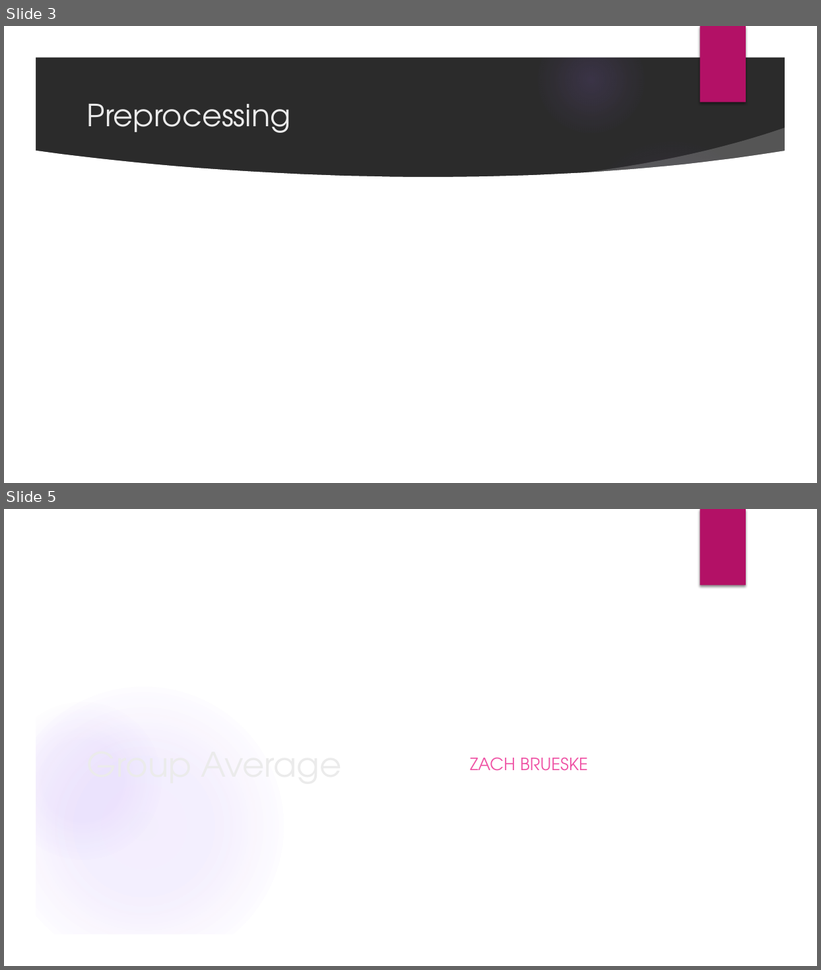
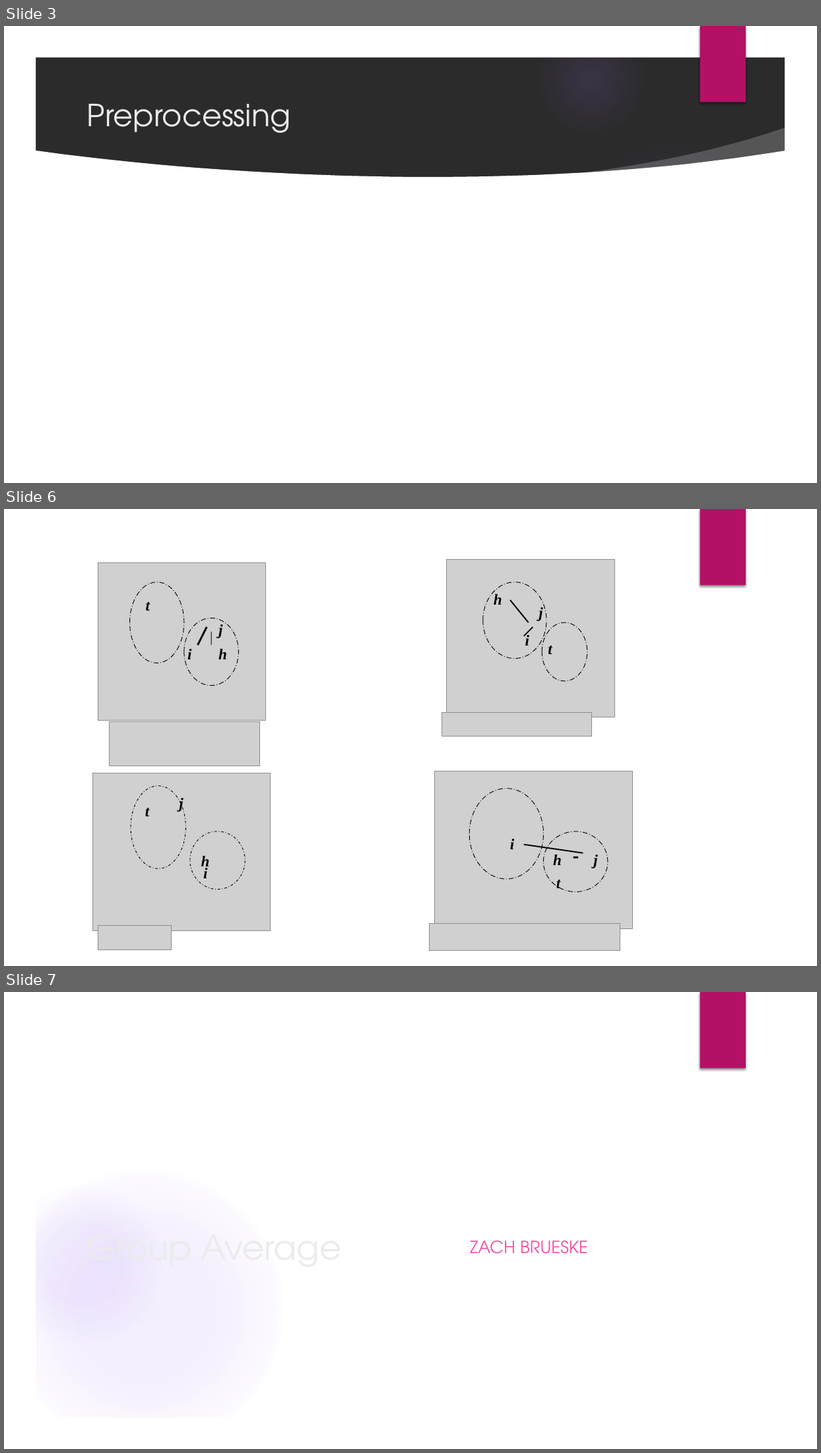
Before and after one commit to Austhyma/DataMining_Project, a slide deck: FinalPresentation.pptx. Shown one above the other, each under a label of ours: slides 3 and 5 before the commit, slides 3, 6 and 7 after it; the slides between them are not shown. The pictures are 821x970 and 821x1453 pixels, drawn with LibreOffice and Linux fonts; fonts in the diff are those of the drawing; grey boxes stand for pictures; background and template pictures are left out; a plain dark background stands for a picture behind light text. Boxes give left, top, right and bottom in pixels: in the first picture for what was removed or moved away, otherwise in the second. Text is boxed around its words. In the diff, an @@ line names an element or a change of style, - is before the commit and + after.

```diff
--- a/FinalPresentation.pptx
+++ b/FinalPresentation.pptx
@@ slide 6 added at (x1=4, y1=509, x2=817, y2=966), background #FFFFFF; not listed: 1 template element that a slide beside it also shows @@
@@ group added at (x1=98, y1=562, x2=265, y2=766): 4 texts, 2 pictures, 2 lines, 2 ellipses @@
+t
+i
+h
+j
@@ group added at (x1=442, y1=560, x2=614, y2=737): 4 texts, 2 pictures, 2 lines, 2 ellipses @@
+h
+i
+t
+j
@@ group added at (x1=429, y1=771, x2=633, y2=951): 4 texts, 2 pictures, 2 lines, 2 ellipses @@
+t
+i
+h
+j
@@ group added at (x1=92, y1=774, x2=271, y2=951): 4 texts, 2 pictures, 2 ellipses @@
+j
+i
+h
+t
@@ what was slide 5 is now slide 7 @@
```
Also in this commit, not shown: 2 other slides added, 1 slide removed, 9 other files.
